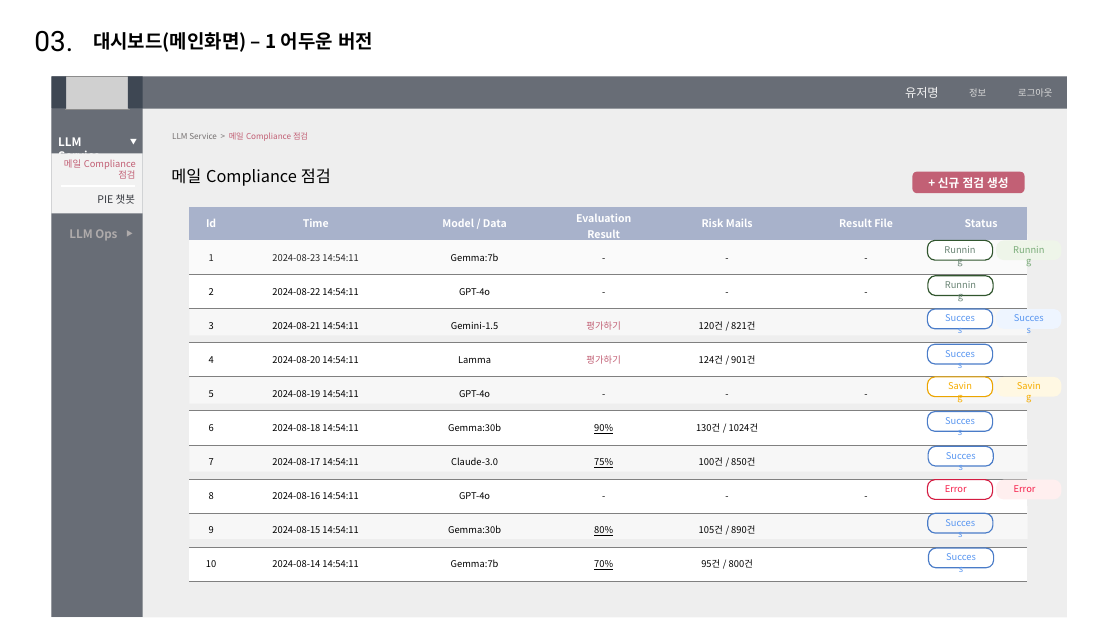
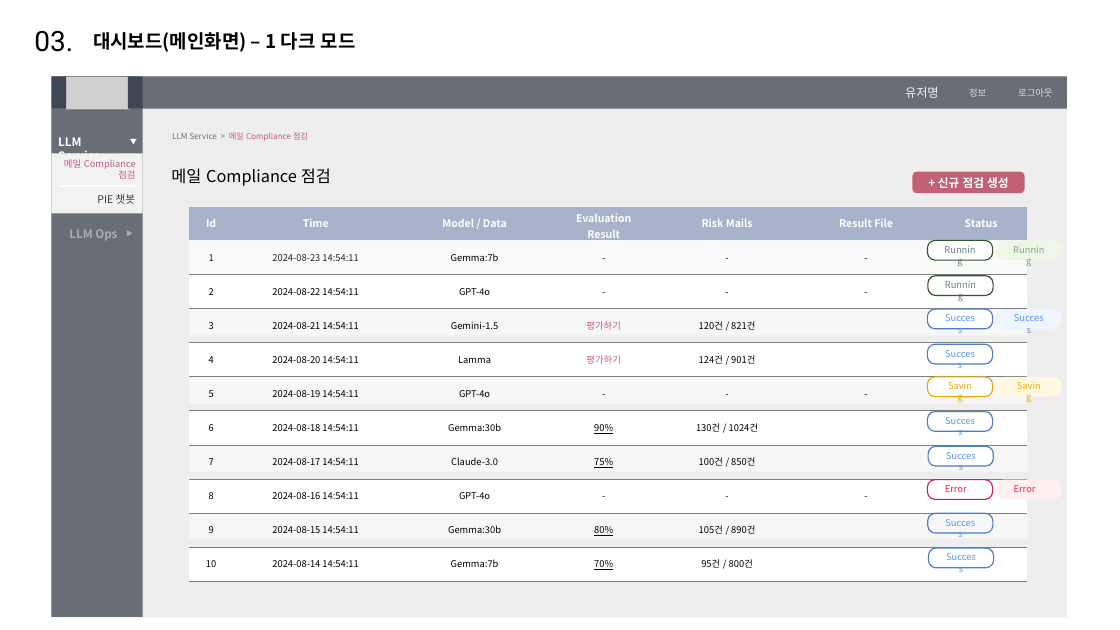
Before and after one commit to xellosPark/LLM_SERVICE_PRT, a slide deck: slide 6 of Doc/LLM서비스.pptx. Drawn at 1120x630 pixels with LibreOffice and Linux fonts; fonts in the diff are those of the drawing; grey boxes stand for pictures; background and template pictures are left out. Boxes give left, top, right and bottom in pixels: in the first picture for what was removed or moved away, otherwise in the second. Text is boxed around its words. In the diff, an @@ line names an element or a change of style, - is before the commit and + after.

```diff
--- a/Doc/LLM서비스.pptx
+++ b/Doc/LLM서비스.pptx
@@ title at <box>93,32,356,52</box>: text changed @@
-대시보드(메인화면) – 1 어두운 버전
+대시보드(메인화면) – 1 다크 모드
```
Also in this commit, not shown: 3 other slides changed, 6 slides added.
